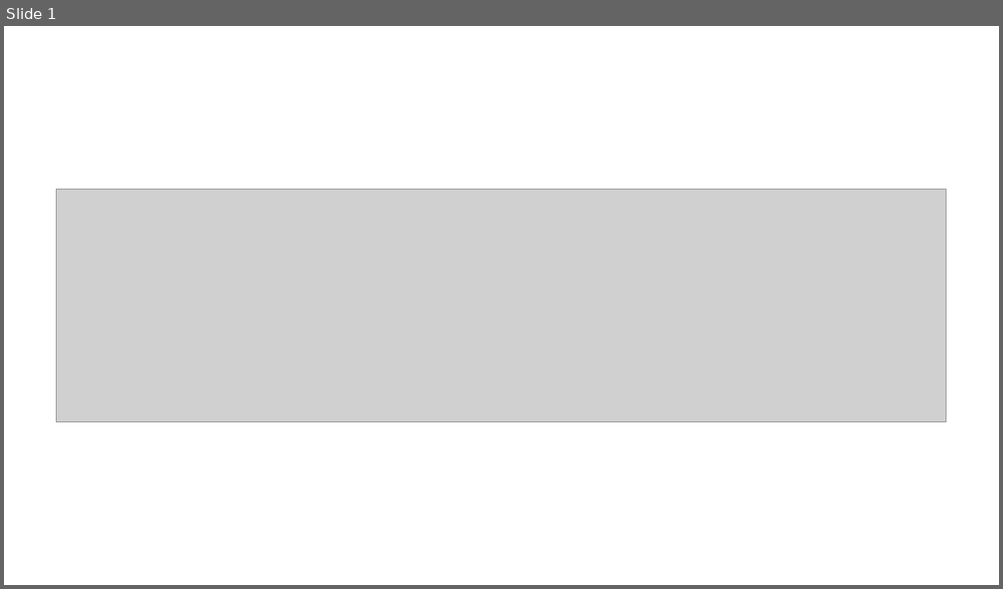
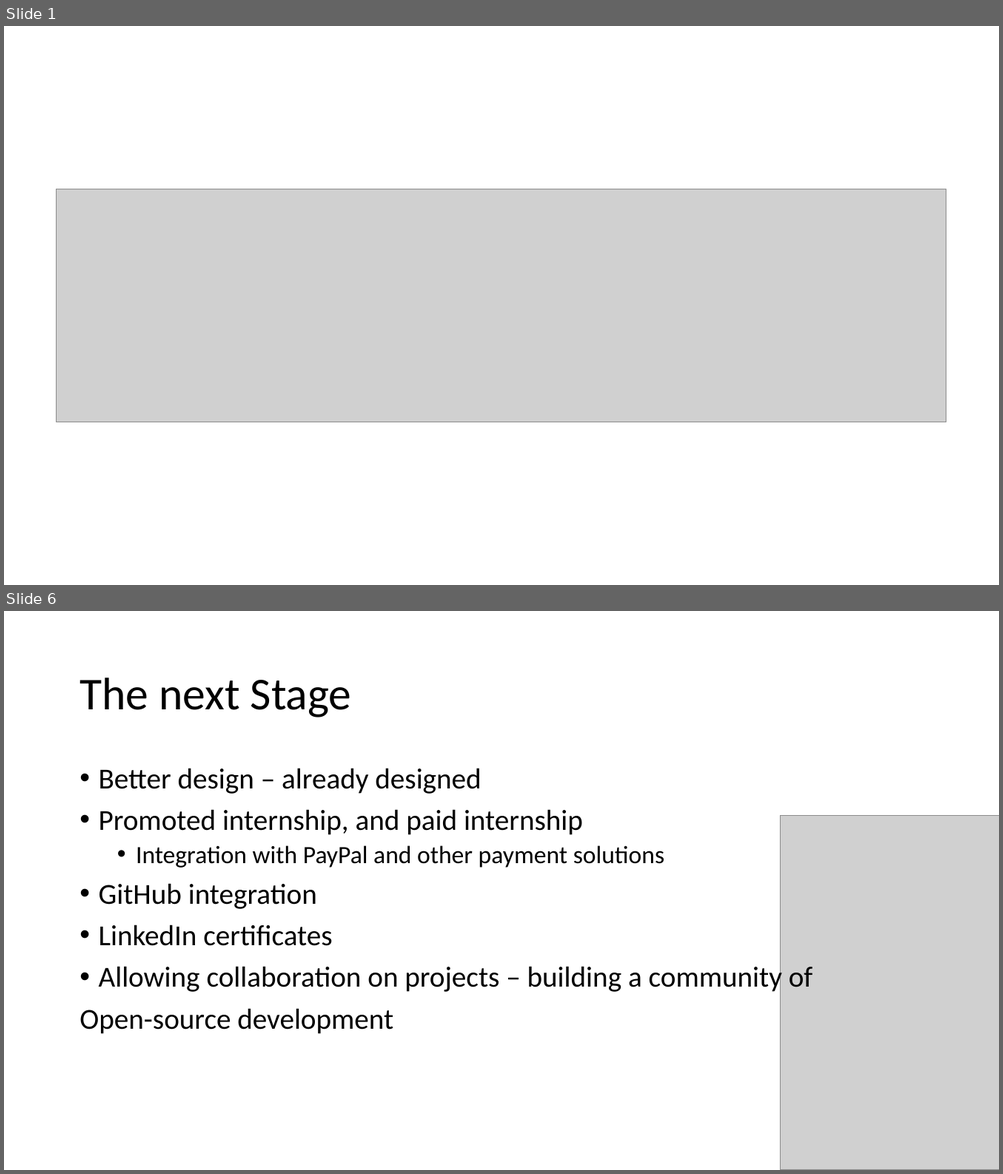
Before and after one commit to nadavWeisler/ChanceFrontend, a slide deck: presentaion.pptx. Shown one above the other, each under a label of ours: slide 1 before the commit, slides 1 and 6 after it; the slides between them are not shown. The pictures are 1003x589 and 1003x1174 pixels, drawn with LibreOffice and Linux fonts; fonts in the diff are those of the drawing; grey boxes stand for pictures. Boxes give left, top, right and bottom in pixels: in the first picture for what was removed or moved away, otherwise in the second. Text is boxed around its words. In the diff, an @@ line names an element or a change of style, - is before the commit and + after.

```diff
--- a/presentaion.pptx
+++ b/presentaion.pptx
@@ slide 6 added at <box>4,611,999,1170</box>, background #FFFFFF @@
@@ title added at <box>79,678,352,718</box>, 44 pt, text #000000 @@
+The next Stage
@@ text added at <box>79,768,813,1034</box>, 28 pt, text #000000 @@
+• Better design – already designed
+• Promoted internship, and paid internship
+  • Integration with PayPal and other payment solutions
+• GitHub integration
+• LinkedIn certificates
+• Allowing collaboration on projects – building a community of
+Open-source development
@@ picture added at <box>780,815,999,1170</box> @@
```
Also in this commit, not shown: 3 slides changed, 1 other slide added.
